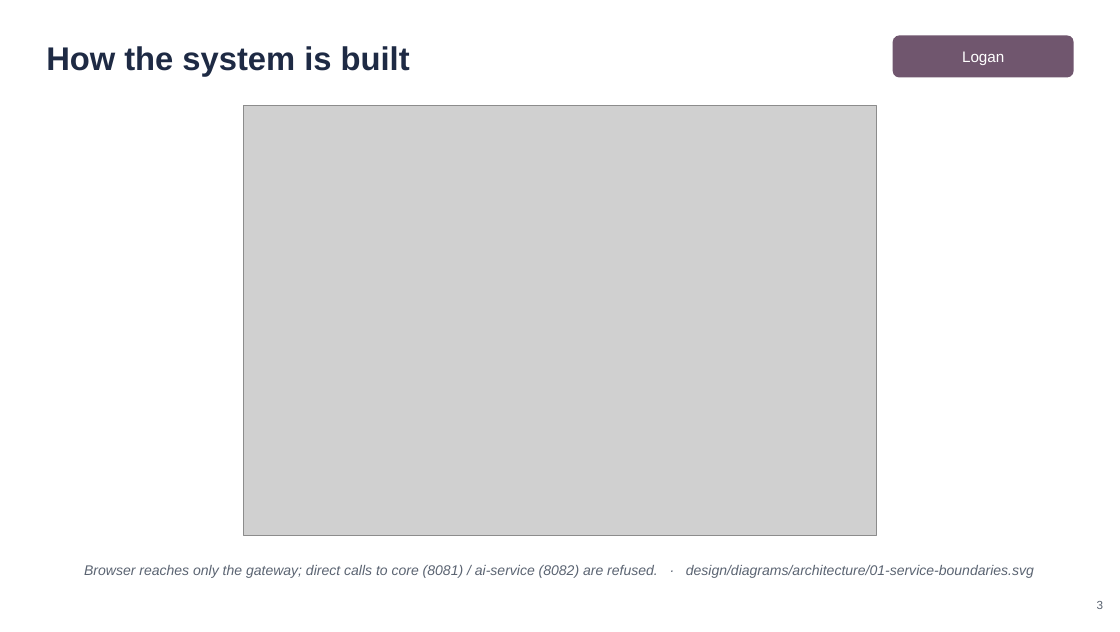
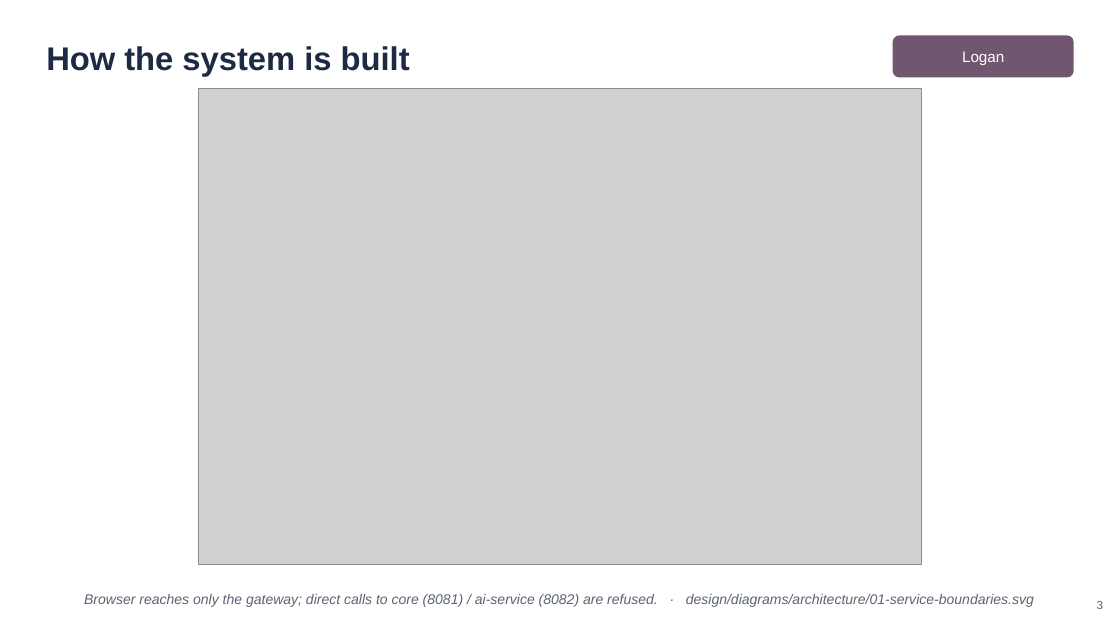
Before and after one commit to YUANDONG-YANG/DealerOps, a slide deck: slide 3 of project-plan/StatusReports3/DealerOps_Status_Report_3_Presentation.pptx. Drawn at 1120x632 pixels with LibreOffice and Linux fonts; fonts in the diff are those of the drawing; grey boxes stand for pictures. Boxes give left, top, right and bottom in pixels: in the first picture for what was removed or moved away, otherwise in the second. Text is boxed around its words. In the diff, an @@ line names an element or a change of style, - is before the commit and + after.

```diff
--- a/project-plan/StatusReports3/DealerOps_Status_Report_3_Presentation.pptx
+++ b/project-plan/StatusReports3/DealerOps_Status_Report_3_Presentation.pptx
@@ picture: place and size @@
-picture at box(243, 105, 877, 535)
+picture at box(198, 88, 921, 564)
@@ text "Browser reaches only the gateway; ...": place and size @@
-text "Browser reaches only the gateway; ..." at box(84, 565, 1034, 578)
+text "Browser reaches only the gateway; ..." at box(84, 594, 1034, 607)
```
Also in this commit, not shown: 3 other slides changed, 1 other file.
